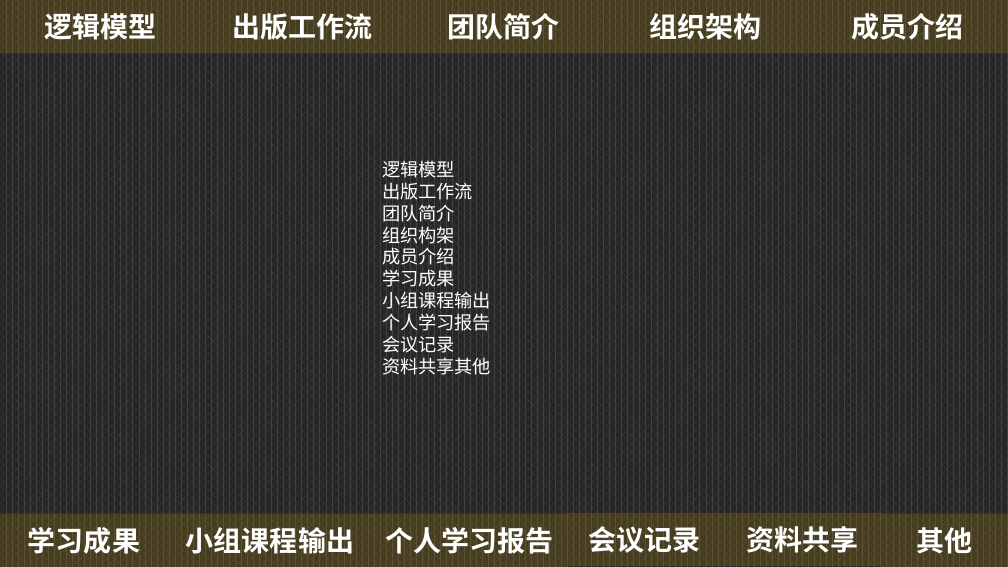
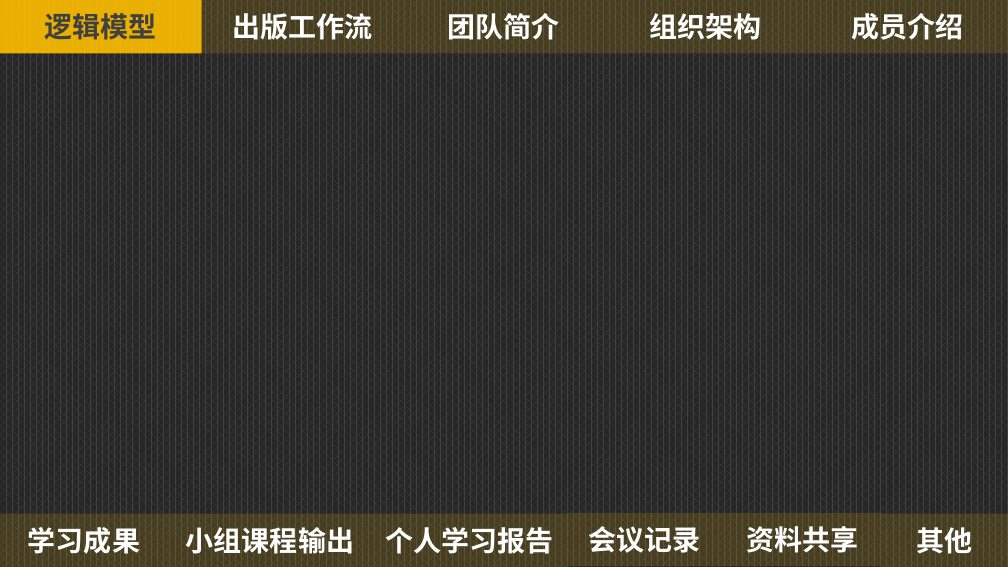
Before and after one commit to Tisingdeng/2017-TSINGHUA-MEM-Group5, a slide deck: slide 2 of 15日晨会汇报.pptx. Drawn at 1008x567 pixels with LibreOffice and Linux fonts; fonts in the diff are those of the drawing. Boxes give left, top, right and bottom in pixels: in the first picture for what was removed or moved away, otherwise in the second. Text is boxed around its words. In the diff, an @@ line names an element or a change of style, - is before the commit and + after.

```diff
--- a/15日晨会汇报.pptx
+++ b/15日晨会汇报.pptx
@@ rectangle "逻辑模型" at (0, 0, 202, 53): text colour #FFFFFF to #404040; fill #FFC000 at 15% opacity to #FFC000 at 90% opacity @@
@@ text removed at (382, 161, 491, 375) @@
-逻辑模型
-出版工作流
-团队简介
-组织构架
-成员介绍
-学习成果
-小组课程输出
-个人学习报告
-会议记录
-资料共享其他
```
Also in this commit, not shown: 10 slides added, 8 slides removed.
